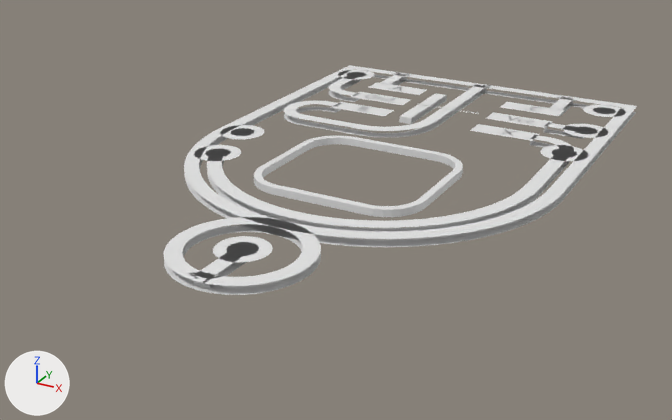
A saved change to the Blender file primitives/nand3/nand3.blend.
Camera for both pictures: a camera (50 mm lens) standing at (5.28, -10.75, 4.45) and looking at (-0.4, -0.42, -0.71). Lighting does not change. The marker at lower left points along +X, +Y and +Z.
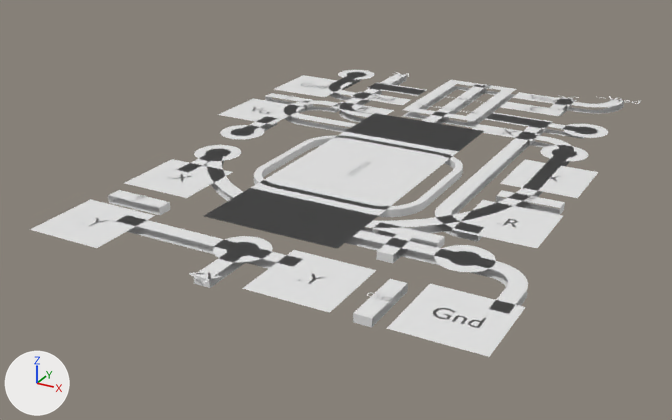
The change, as a list of edits to the scene's bpy script:
```text
Change me_plane_005:
    remove me_plane_005.from_pydata(...)  # 36 vertices, 9 faces; spans x -2.9..2.8, y -4.0..3.92, z 0.0
    add me_plane_005.from_pydata(...)  # 44 vertices, 11 faces; spans x -3.0..3.1, y -4.0..3.92, z 0.0
    me_plane_005 part 1: the loose piece of 4 vertices spanning x 1.8..2.8, y -1.7..-0.7, z 0.0 is copied, and the copy is moved by (0.3, -2.3, 0.0); it spans x 2.1..3.1, y -4.0..-3.0, z 0.0
    me_plane_005 part 2: the loose piece of 4 vertices spanning x -2.4..-1.4, y -4.0..-3.0, z 0.0 is copied, and the copy is moved by (2.9, 0.0, 0.0); it spans x 0.5..1.5, y -4.0..-3.0, z 0.0
    me_plane_005 part 3: 8 vertices moved from x -2.9..-1.9, y 0.5..3.1, z 0.0 to x -3.0..-2.0, y 0.5..3.1, z 0.0
Change me_plane_007:
    where me_plane_007.from_pydata(...)  # 28 vertices, 10 faces; spans x -2.8..2.7, y -2.7..4.0, z -0.1..0.0
    verts and faces of me_plane_007; kept vertices keep their numbers, new ones are numbered from 28
    me_plane_007 part 4
    add for i in [*range(8, 12)]: verts[i] += (-0.1, 0.0, 0.0)
    me_plane_007 part 5
    add for i in [*range(20, 28)]: verts[i] += (-0.1, 0.0, 0.0)
    add verts[28] = (1.8, -3.1, 0.0)
    add verts[29] = (1.8, -3.1, -0.1)
    add verts[30] = (1.8, -3.9, 0.0)
    add verts[31] = (1.8, -3.9, -0.1)
    add faces += [(28, 30, 31, 29)]
Add txt_text_011:
    txt_text_011 = bpy.data.curves.new('Text.011', 'FONT')
    txt_text_011.body = 'C330p'
    txt_text_011.align_x = 'CENTER'
    txt_text_011.align_y = 'CENTER'
Add txt_text_010:
    txt_text_010 = bpy.data.curves.new('Text.010', 'FONT')
    txt_text_010.body = '.Y'
    txt_text_010.align_x = 'CENTER'
    txt_text_010.align_y = 'CENTER'
Add txt_text_009:
    txt_text_009 = bpy.data.curves.new('Text.009', 'FONT')
    txt_text_009.body = 'Gnd'
    txt_text_009.align_x = 'CENTER'
    txt_text_009.align_y = 'CENTER'
Add txt_text_012:
    txt_text_012 = bpy.data.curves.new('Text.012', 'FONT')
    txt_text_012.body = '~Vled'
    txt_text_012.align_x = 'CENTER'
    txt_text_012.align_y = 'CENTER'
Change ob_plane_003:
    add ob_plane_003.hide_set(True)  # its collection is switched off
Change ob_plane_030:
    remove ob_plane_030.hide_set(True)  # its collection is switched off
Change ob_plane_025:
    remove ob_plane_025.hide_set(True)  # its collection is switched off
Change ob_plane_001:
    remove ob_plane_001.hide_set(True)  # its collection is switched off
Change ob_plane_028:
    remove ob_plane_028.hide_set(True)  # its collection is switched off
Change ob_text_006:
    ob_text_006.location: (-2.4, 2.6, 0.0) -> (-2.5, 2.6, 0.0)
    remove ob_text_006.hide_set(True)  # its collection is switched off
Change ob_text_009:
    ob_text_009.location: (-2.4, 1.0, 0.0) -> (-2.5, 1.0, 0.0)
    remove ob_text_009.hide_set(True)  # its collection is switched off
Change ob_text_018:
    remove ob_text_018.hide_set(True)  # its collection is switched off
Change ob_text_019:
    remove ob_text_019.hide_set(True)  # its collection is switched off
Change ob_text_020:
    remove ob_text_020.hide_set(True)  # its collection is switched off
Change ob_text_021:
    remove ob_text_021.hide_set(True)  # its collection is switched off
Change ob_text_022:
    remove ob_text_022.hide_set(True)  # its collection is switched off
Change ob_text_023:
    remove ob_text_023.hide_set(True)  # its collection is switched off
Change ob_text_024:
    remove ob_text_024.hide_set(True)  # its collection is switched off
Change ob_text_046:
    remove ob_text_046.hide_set(True)  # its collection is switched off
Change ob_text_047:
    remove ob_text_047.hide_set(True)  # its collection is switched off
Change ob_plane_006:
    remove ob_plane_006.hide_set(True)  # its collection is switched off
Change ob_text_003:
    ob_text_003.location: (-2.4, 1.8, 0.0) -> (-2.5, 1.8, 0.0)
    remove ob_text_003.hide_set(True)  # its collection is switched off
Change ob_text_004:
    remove ob_text_004.hide_set(True)  # its collection is switched off
Change ob_text_005:
    remove ob_text_005.hide_set(True)  # its collection is switched off
Change ob_text_007:
    remove ob_text_007.hide_set(True)  # its collection is switched off
Change ob_circle_029:
    ob_circle_029.location: (2.2, 3.6, 0.0) -> (2.2, -2.3, 0.0)
Add ob_text_013:
    ob_text_013 = bpy.data.objects.new('Text.013', txt_text_011)
    ob_text_013.location = (1.8, -3.5, 0.0)
    ob_text_013.scale = (0.12, 0.12, 0.12)
Add ob_text_012:
    ob_text_012 = bpy.data.objects.new('Text.012', txt_text_010)
    ob_text_012.location = (1.0, -3.5, 0.0)
    ob_text_012.scale = (0.3, 0.3, 0.3)
Add ob_text_011:
    ob_text_011 = bpy.data.objects.new('Text.011', txt_text_009)
    ob_text_011.location = (2.6, -3.5, 0.0)
    ob_text_011.scale = (0.3, 0.3, 0.3)
Add ob_text_014:
    ob_text_014 = bpy.data.objects.new('Text.014', txt_text_012)
    ob_text_014.location = (2.25, 4.3, 0.0)
    ob_text_014.scale = (0.3, 0.3, 0.3)
```

Boxes (x1, y1, x2, y2) around the edits, measured in the pictures (672 x 420 px; the box of a moved part takes in the faces that stretch with it):
'Plane.025', shown
    after: (30, 75, 598, 357)
'Plane.003', hidden
    before: (164, 65, 637, 295)
'Plane.028', shown
    after: (204, 113, 484, 249)
'Plane.030', shown
    after: (118, 74, 624, 314)
'Plane.006', shown
    after: (108, 80, 565, 327)
'Plane.001', shown
    after: (204, 113, 482, 248)
'Circle.029', moved
    before: (583, 105, 625, 117)
    after: (434, 245, 496, 272)
'Text.011', added
    after: (433, 308, 486, 328)
'Text.014', added
    after: (600, 96, 641, 104)
'Text.013', added
    after: (367, 293, 396, 303)
'Text.012', added
    after: (298, 273, 325, 284)
'Text.021', shown
    after: (498, 219, 517, 228)
'Text.023', shown
    after: (531, 95, 562, 103)
'Text.007', shown
    after: (349, 162, 371, 176)
'Text.019', shown
    after: (168, 174, 192, 182)
'Text.047', shown
    after: (271, 211, 310, 224)
'Text.006', shown
    after: (301, 83, 329, 89)
'Text.009', shown
    after: (252, 107, 269, 114)
'Text.020', shown
    after: (540, 174, 560, 182)
'Text.005', shown
    after: (524, 195, 536, 203)
'Text.004', shown
    after: (130, 195, 146, 203)
'Text.022', shown
    after: (512, 119, 526, 124)
part 1 of me_plane_005, added
    after: (387, 284, 526, 357)
part 2 of me_plane_005, added
    after: (242, 250, 376, 313)
part 3 of me_plane_005, moved or reshaped (not visible before)
    after: (218, 75, 352, 125)
part 4 of me_plane_007, moved or reshaped (not visible before)
    after: (265, 93, 313, 109)
part 5 of me_plane_007, built on
    after: (353, 223, 445, 327)
